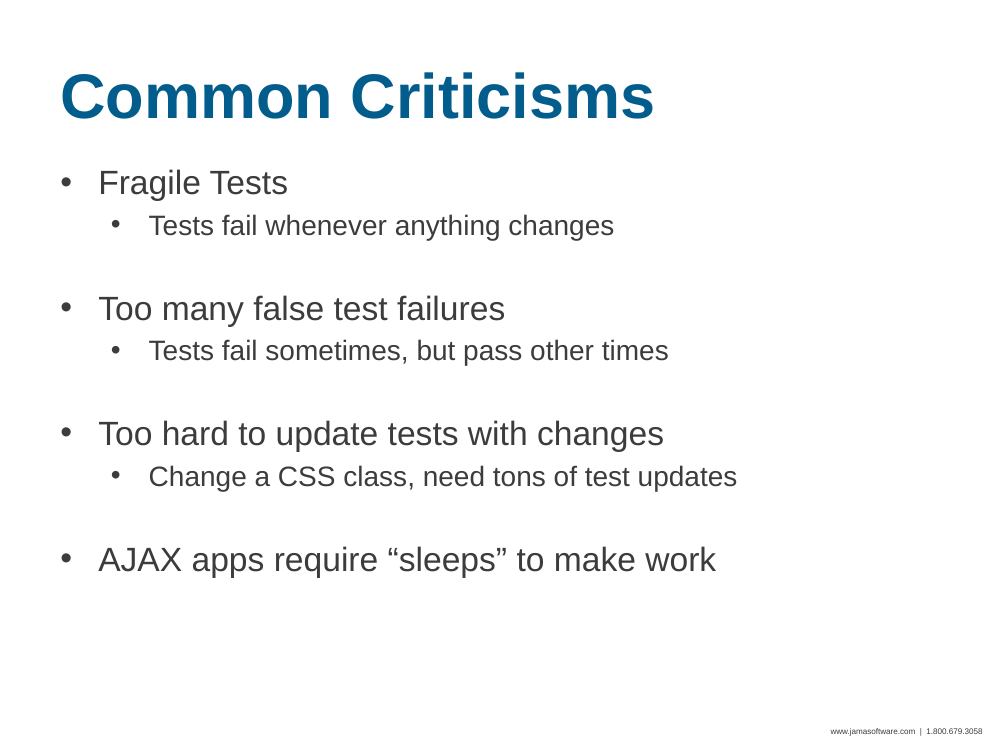
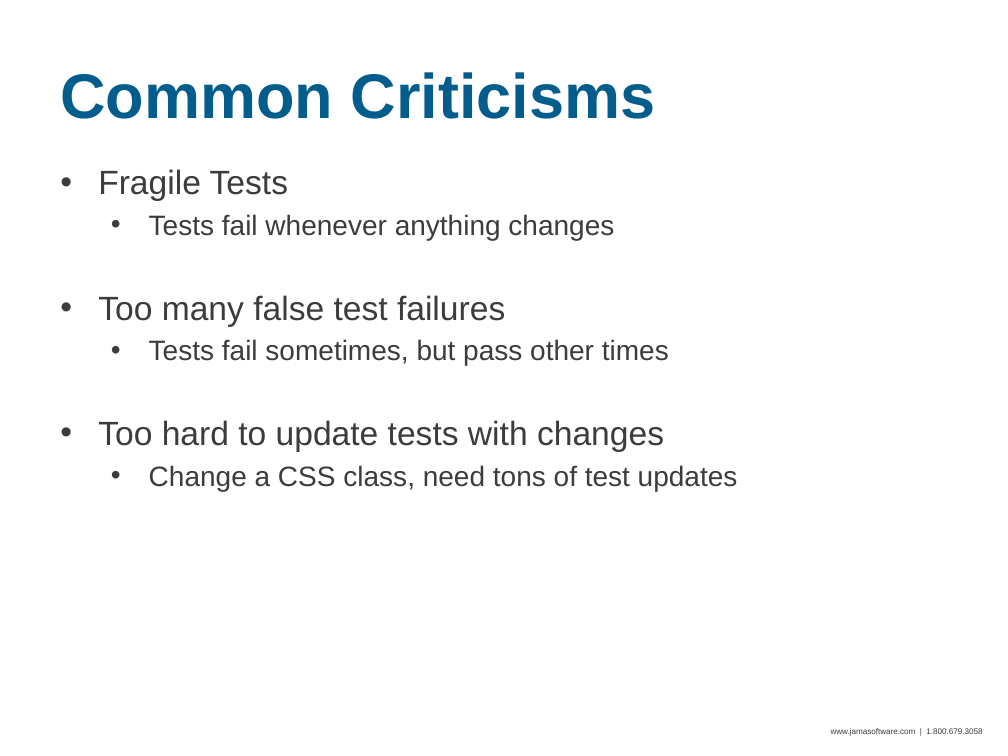
Before and after one commit to seanadkinson/webdriver-examples, a slide deck: slide 21 of slides.pptx. Drawn at 1008x756 pixels with LibreOffice and Linux fonts; fonts in the diff are those of the drawing; background and template pictures are left out. Boxes give left, top, right and bottom in pixels: in the first picture for what was removed or moved away, otherwise in the second. Text is boxed around its words. In the diff, an @@ line names an element or a change of style, - is before the commit and + after.

```diff
--- a/slides.pptx
+++ b/slides.pptx
@@ text at [98, 546, 716, 578]: paragraph removed @@
-• AJAX apps require “sleeps” to make work
```
Also in this commit, not shown: 6 other slides changed, 3 slides added.
